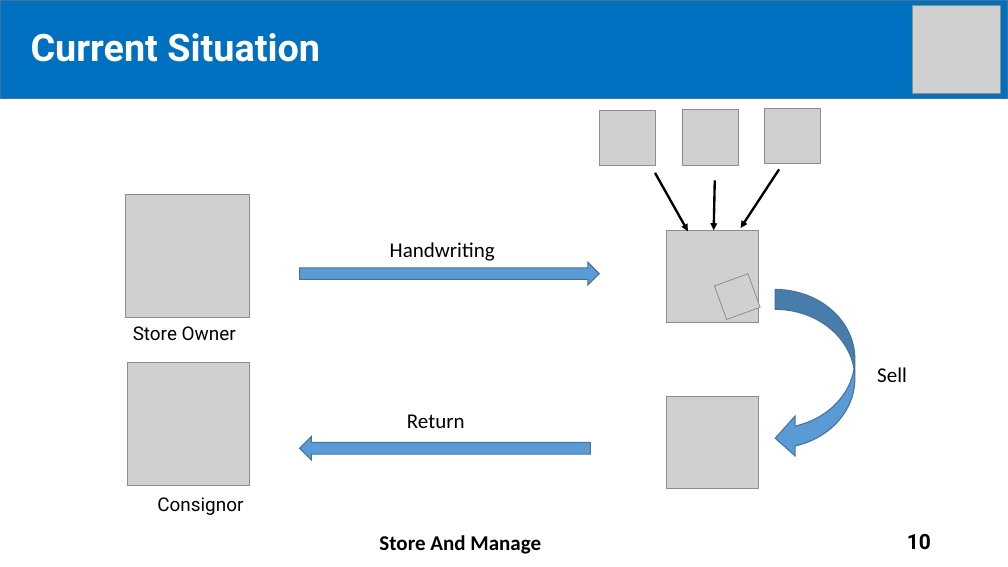
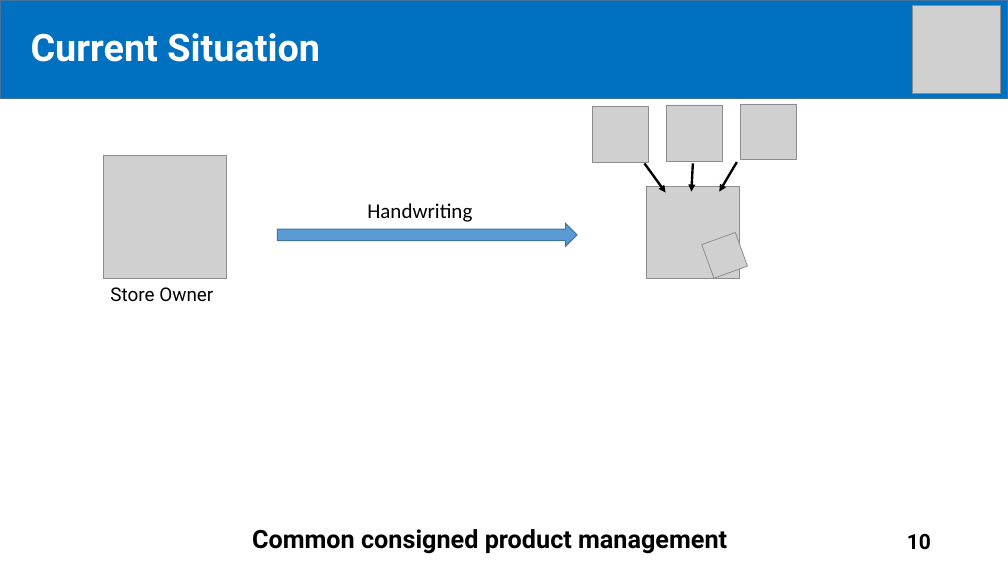
Before and after one commit to tiendan3108/CP, a slide deck: slide 10 of Source/Presentation/PreFinalPresentation.pptx. Drawn at 1008x567 pixels with LibreOffice and Linux fonts; fonts in the diff are those of the drawing; grey boxes stand for pictures. Boxes give left, top, right and bottom in pixels: in the first picture for what was removed or moved away, otherwise in the second. Text is boxed around its words. In the diff, an @@ line names an element or a change of style, - is before the commit and + after.

```diff
--- a/Source/Presentation/PreFinalPresentation.pptx
+++ b/Source/Presentation/PreFinalPresentation.pptx
@@ picture: place and size @@
-picture at box(600, 110, 656, 166)
+picture at box(593, 107, 649, 163)
@@ picture: place and size @@
-picture at box(682, 110, 738, 166)
+picture at box(666, 105, 722, 161)
@@ picture: place and size @@
-picture at box(765, 108, 820, 163)
+picture at box(741, 104, 796, 159)
@@ arrow moved from (655, 173) - (688, 231) to (644, 163) - (665, 193) @@
@@ arrow moved from (715, 181) - (714, 231) to (693, 163) - (692, 191) @@
@@ arrow moved from (780, 169) - (741, 228) to (737, 162) - (719, 191) @@
@@ 2 texts, 1 picture: place and size @@
-2 texts, 1 picture at box(126, 194, 495, 341)
+2 texts, 1 picture at box(103, 155, 472, 301)
@@ picture: place and size @@
-picture at box(666, 231, 758, 323)
+picture at box(647, 187, 740, 279)
@@ right arrow: place and size @@
-right arrow at box(299, 262, 599, 285)
+right arrow at box(278, 224, 577, 247)
@@ picture: place and size @@
-picture at box(715, 274, 760, 320)
+picture at box(702, 232, 748, 278)
@@ curved left arrow removed at box(775, 290, 854, 458) @@
@@ picture removed at box(127, 363, 250, 485) @@
@@ text removed at box(877, 367, 907, 382) @@
-Sell
@@ text removed at box(407, 414, 465, 428) @@
-Return
@@ picture removed at box(666, 397, 758, 488) @@
@@ right arrow removed at box(299, 436, 591, 460) @@
@@ text removed at box(157, 497, 243, 515) @@
-Consignor
@@ text added at box(252, 529, 727, 554), 24 pt, text #000000, bold @@
+Common consigned product management
@@ text removed at box(379, 535, 541, 554) @@
-Store And Manage
```
Also in this commit, not shown: 24 other slides changed, 6 slides added, 25 slides removed.
